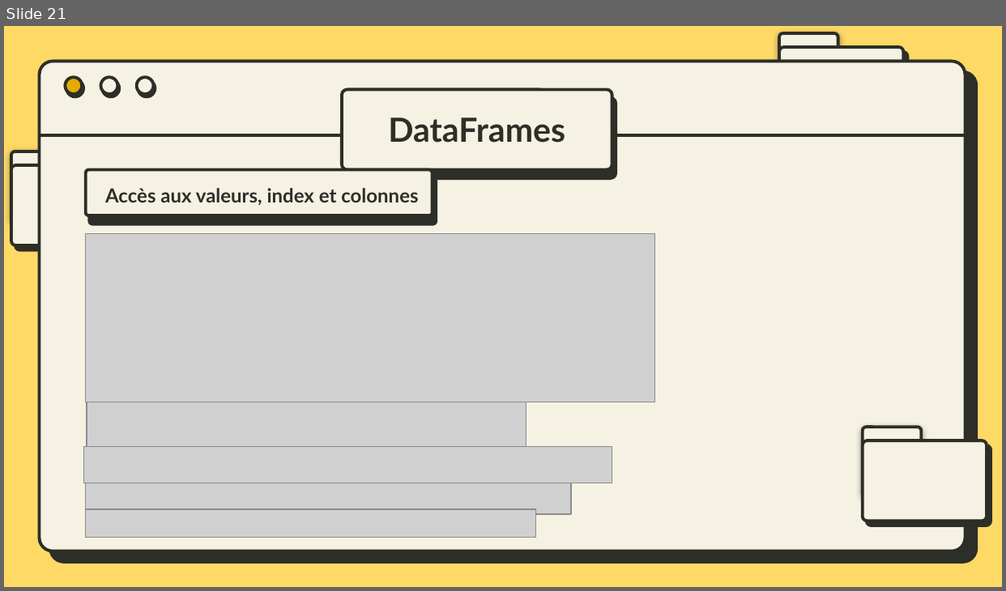
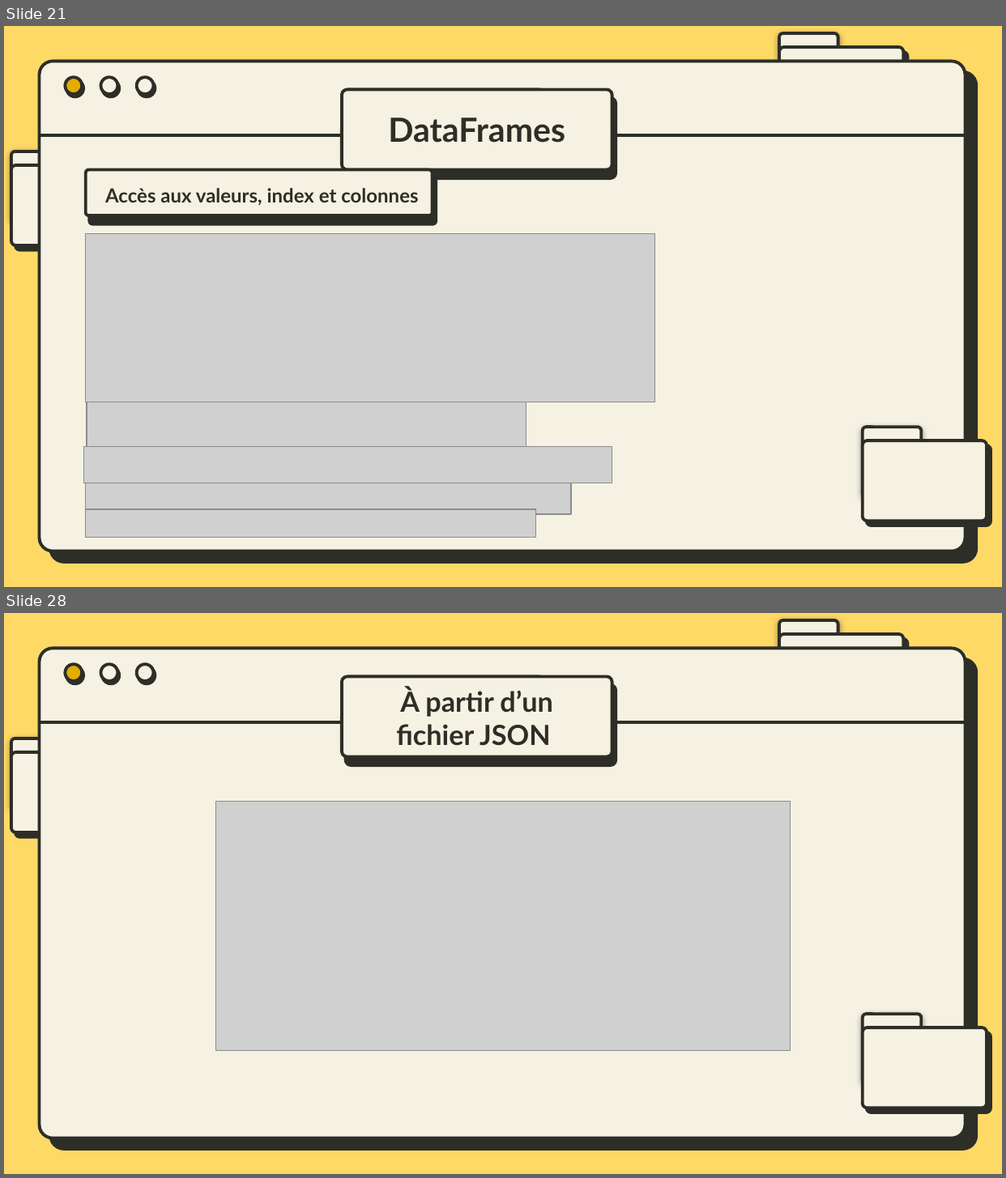
Before and after one commit to bydevmar/Master_MASD_FPO, a slide deck: SEMESTER 1/Modélisation avec Python/M- Pandas/Presentation/Pandas.pptx. Shown one above the other, each under a label of ours: slide 21 before the commit, slides 21 and 28 after it; the slides between them are not shown. The pictures are 1006x591 and 1006x1178 pixels, drawn with LibreOffice and Linux fonts; fonts in the diff are those of the drawing; grey boxes stand for pictures. Boxes give left, top, right and bottom in pixels: in the first picture for what was removed or moved away, otherwise in the second. Text is boxed around its words. In the diff, an @@ line names an element or a change of style, - is before the commit and + after.

```diff
--- a/SEMESTER 1/Modélisation avec Python/M- Pandas/Presentation/Pandas.pptx
+++ b/SEMESTER 1/Modélisation avec Python/M- Pandas/Presentation/Pandas.pptx
@@ slide 28 added at bbox=[4, 613, 1002, 1174], background #FFD966; not listed: 11 template elements that a slide beside it also shows @@
@@ rounded rectangle added at bbox=[341, 677, 612, 756], fill #F6F2E3, outline #2D2E27 2.25 pt @@
@@ text added at bbox=[396, 688, 553, 746], 20 pt, text #2D2E27, bold @@
+À partir d’un fichier JSON
@@ picture added at bbox=[215, 802, 790, 1051] @@
```
Also in this commit, not shown: 11 other slides added, 6 other files.
